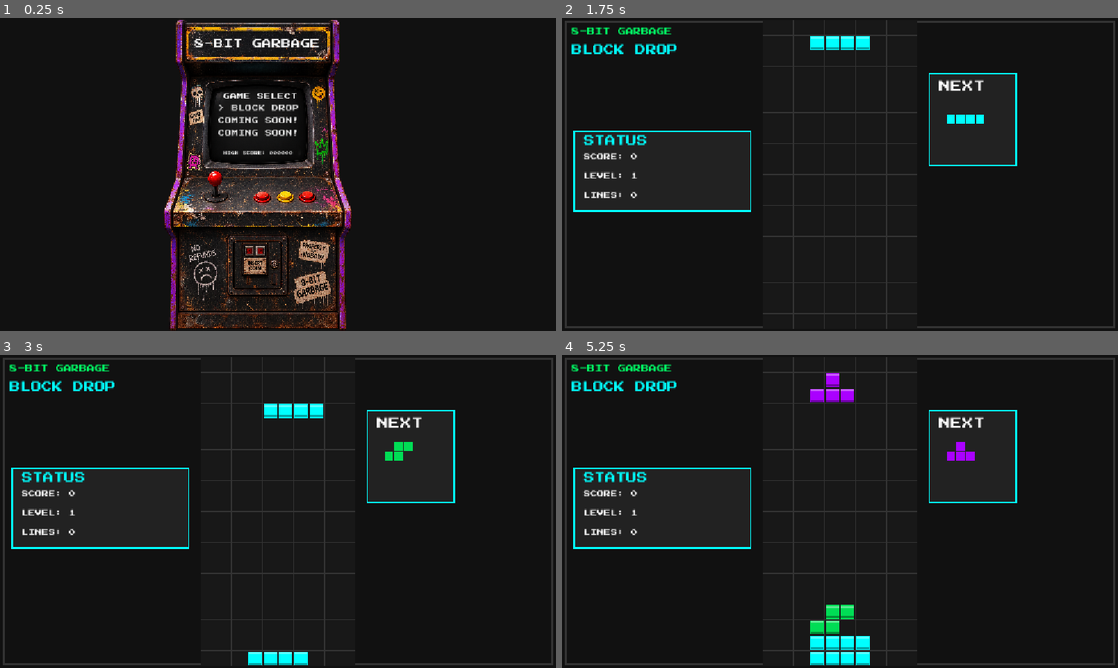
Above: before the commit, frames 1-4 (two rows, left to right).
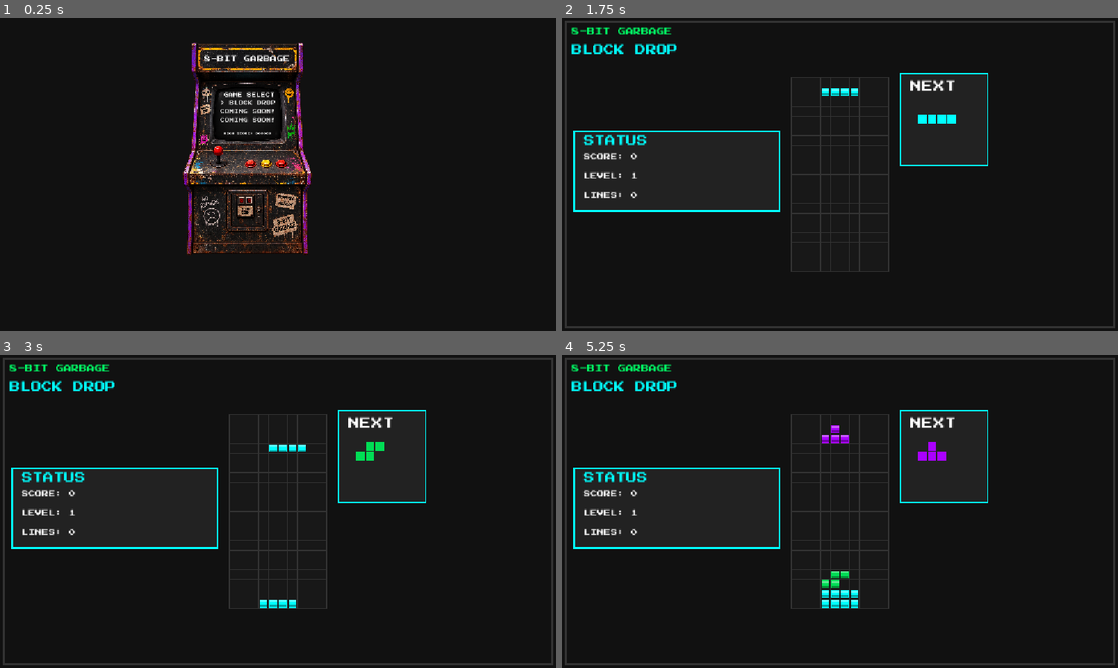
Above: after the commit, the same moments.

Repository: ray-seal/Tetris
Game: Godot game, scene res://Arcade.tscn
Same seed, same stepped clock (60 frames per second), same inputs: the game is played once before the commit and once after it.
Inputs (mouse positions are in pixels of both pictures, inside the frame that each line leads up to):
- Up to frame 1 (0.25 s): no input
- Up to frame 2 (1.75 s): click "> BLOCK DROP" at 0.5 s; tap Enter at 1.25 s; move the mouse to (962, 158) at 1.27 s; hold Right from 1.28 s (still down); tap R at 1.35 s; click (962, 158) at 1.42 s; tap Space at 1.52 s
- Up to frame 3 (3 s): release Right at 2 s; tap Space at 2 s; drag from (166, 527) to (250, 574) at 2.02 s; move the mouse to (333, 442) at 2.77 s; hold Right from 2.78 s (still down); tap R at 2.85 s; click (333, 442) at 2.92 s
- Up to frame 4 (5.25 s): release Right at 3.5 s; tap Enter at 3.5 s; drag from (812, 574) to (673, 464) at 3.52 s; move the mouse to (1006, 558) at 4.27 s; hold Left 4.28-5 s; tap R at 4.35 s; click (1006, 558) at 4.42 s; tap Space at 4.52, 5 s; tap Escape at 4.9 s; drag from (673, 464) to (756, 433) at 5.02 s

The runs differ from the first frame. In frame 1, 16% of the frame differs, in the area x 29-64%, y 0-100%; in frame 2, 4.6%; in frame 3, 5.1%; in frame 4, 6.2%.
Error in both runs: Cannot call method 'change_scene_to_file' on a null value. (res://Arcade.gd:15)

Commit message:
Improve layout and game over screen

Diff:
--- a/Arcade.gd
+++ b/Arcade.gd
@@ -13,3 +13,30 @@
 	await animation_player.animation_finished
 
 	get_tree().change_scene_to_file("res://BlockDrop.tscn")
+
+func _ready():
+	resize_arcade()
+	get_viewport().size_changed.connect(resize_arcade)
+
+
+func resize_arcade():
+	var viewport_size = get_viewport_rect().size
+
+	var cabinet = $Cabinet
+	var cabinet_size = Vector2(600, 900)
+
+	# Scale the cabinet to fit the screen while keeping its proportions
+	var scale_factor = min(
+		viewport_size.x / cabinet_size.x,
+		viewport_size.y / cabinet_size.y
+	)
+
+	scale_factor *= 0.95
+
+	cabinet.scale = Vector2(scale_factor, scale_factor)
+
+	# Centre the cabinet
+	cabinet.position = Vector2(
+		(viewport_size.x - cabinet_size.x * scale_factor) / 2.0,
+		(viewport_size.y - cabinet_size.y * scale_factor) / 2.0
+	)
--- a/BlockDrop.gd
+++ b/BlockDrop.gd
@@ -7,7 +7,7 @@
 
 const COLS = 10
 const ROWS = 20
-const CELL_SIZE = 32
+var CELL_SIZE = 32.0
 
 
 # ============================================================
@@ -145,6 +145,9 @@
 
 	randomize()
 
+	resize_game()
+	get_viewport().size_changed.connect(resize_game)
+
 	# --------------------------------------------------------
 	# Pixel font for HUD labels
 	# --------------------------------------------------------
@@ -184,6 +187,29 @@
 
 	queue_redraw()
 
+# ============================================================
+# RESPONSIVE GAME SIZE
+# ============================================================
+
+func resize_game():
+
+	var viewport_size = get_viewport_rect().size
+
+	# Space available for the 10 x 20 board
+	var available_width = viewport_size.x * 0.42
+	var available_height = viewport_size.y * 0.62
+
+	# Calculate a cell size that keeps the board proportional
+	var width_cell_size = available_width / COLS
+	var height_cell_size = available_height / ROWS
+
+	CELL_SIZE = min(
+		width_cell_size,
+		height_cell_size
+	)
+
+	# Keep the game from becoming ridiculously tiny
+	CELL_SIZE = max(CELL_SIZE, 20.0)
 
 # ============================================================
 # GAME LOOP
@@ -211,9 +237,37 @@
 
 func _input(event):
 
+	# --------------------------------------------------------
+	# GAME OVER INPUT
+	# --------------------------------------------------------
+
 	if game_over:
+
+		if event is InputEventKey and event.pressed:
+
+			if event.keycode == KEY_R:
+
+				get_tree().reload_current_scene()
+
+			elif event.keycode == KEY_ESCAPE:
+
+				get_tree().change_scene_to_file("res://Arcade.tscn")
+
+
+		elif event is InputEventMouseButton:
+
+			if event.pressed and event.button_index == MOUSE_BUTTON_LEFT:
+
+				handle_game_over_click(event.position)
+
+
+		elif event is InputEventScreenTouch:
+
+			if not event.pressed:
+
+				handle_game_over_click(event.position)
+
 		return
-
 	# --------------------------------------------------------
 	# KEYBOARD
 	# --------------------------------------------------------
@@ -886,44 +940,255 @@
 				piece_colors[next_piece_index]
 			)
 
-
-	# --------------------------------------------------------
-	# GAME OVER
+	# --------------------------------------------------------
+	# GAME OVER SCREEN
 	# --------------------------------------------------------
 
 	if game_over:
 
-		var game_over_font = pixel_font
-
-
-		# Dark game-over box
+		var center_x = size.x / 2.0
+		var center_y = size.y / 2.0
+
+		var panel_width = min(500.0, size.x - 40.0)
+		var panel_height = 330.0
+
+		var panel_x = center_x - panel_width / 2.0
+		var panel_y = center_y - panel_height / 2.0
+
+
+		# ----------------------------------------------------
+		# Dark overlay
+		# ----------------------------------------------------
 
 		draw_rect(
 			Rect2(
-				start_x + 10,
-				start_y + board_height / 2 - 45,
-				board_width - 20,
-				90
-			),
-			Color("#111111")
-		)
-
-
-		# GAME OVER text
+				0,
+				0,
+				size.x,
+				size.y
+			),
+			Color(0, 0, 0, 0.65)
+		)
+
+
+		# ----------------------------------------------------
+		# Game over panel
+		# ----------------------------------------------------
+
+		draw_rect(
+			Rect2(
+				panel_x,
+				panel_y,
+				panel_width,
+				panel_height
+			),
+			Color("#181818")
+		)
+
+		draw_rect(
+			Rect2(
+				panel_x,
+				panel_y,
+				panel_width,
+				panel_height
+			),
+			Color("#00FFFF"),
+			false,
+			4.0
+		)
+
+	# --------------------------------------------------------
+	# GAME OVER SCREEN
+	# --------------------------------------------------------
+
+	if game_over:
+
+		var center_x = size.x / 2.0
+		var center_y = size.y / 2.0
+
+		var panel_width = min(500.0, size.x - 40.0)
+		var panel_height = 330.0
+
+		var panel_x = center_x - panel_width / 2.0
+		var panel_y = center_y - panel_height / 2.0
+
+
+		# ----------------------------------------------------
+		# DARK OVERLAY
+		# ----------------------------------------------------
+
+		draw_rect(
+			Rect2(
+				0,
+				0,
+				size.x,
+				size.y
+			),
+			Color(0, 0, 0, 0.65)
+		)
+
+
+		# ----------------------------------------------------
+		# GAME OVER PANEL
+		# ----------------------------------------------------
+
+		draw_rect(
+			Rect2(
+				panel_x,
+				panel_y,
+				panel_width,
+				panel_height
+			),
+			Color("#181818")
+		)
+
+		draw_rect(
+			Rect2(
+				panel_x,
+				panel_y,
+				panel_width,
+				panel_height
+			),
+			Color("#00FFFF"),
+			false,
+			4.0
+		)
+
+
+		# ----------------------------------------------------
+		# GAME OVER TITLE
+		# ----------------------------------------------------
 
 		draw_string(
-			game_over_font,
+			pixel_font,
 			Vector2(
-				start_x + 55,
-				start_y + board_height / 2 + 10
+				panel_x,
+				panel_y + 60
 			),
 			"GAME OVER",
-			HORIZONTAL_ALIGNMENT_LEFT,
-			-1,
+			HORIZONTAL_ALIGNMENT_CENTER,
+			panel_width,
 			28,
 			Color("#FFFFFF")
 		)
 
+
+		# ----------------------------------------------------
+		# FINAL SCORE
+		# ----------------------------------------------------
+
+		draw_string(
+			pixel_font,
+			Vector2(
+				panel_x,
+				panel_y + 100
+			),
+			"FINAL SCORE: " + str(score),
+			HORIZONTAL_ALIGNMENT_CENTER,
+			panel_width,
+			16,
+			Color("#00FFFF")
+		)
+
+
+		# ----------------------------------------------------
+		# BUTTON SETTINGS
+		# ----------------------------------------------------
+
+		var button_width = min(
+			300.0,
+			panel_width - 40.0
+		)
+
+		var button_height = 55.0
+
+		var button_x = (
+			center_x - button_width / 2.0
+		)
+
+
+		# ----------------------------------------------------
+		# PLAY AGAIN BUTTON
+		# ----------------------------------------------------
+
+		var play_y = panel_y + 135
+
+		draw_rect(
+			Rect2(
+				button_x,
+				play_y,
+				button_width,
+				button_height
+			),
+			Color("#222222")
+		)
+
+		draw_rect(
+			Rect2(
+				button_x,
+				play_y,
+				button_width,
+				button_height
+			),
+			Color("#00FFFF"),
+			false,
+			3.0
+		)
+
+		draw_string(
+			pixel_font,
+			Vector2(
+				button_x,
+				play_y + 35
+			),
+			"PLAY AGAIN",
+			HORIZONTAL_ALIGNMENT_CENTER,
+			button_width,
+			18,
+			Color("#FFFFFF")
+		)
+
+
+		# ----------------------------------------------------
+		# BACK TO ARCADE BUTTON
+		# ----------------------------------------------------
+
+		var arcade_y = panel_y + 205
+
+		draw_rect(
+			Rect2(
+				button_x,
+				arcade_y,
+				button_width,
+				button_height
+			),
+			Color("#222222")
+		)
+
+		draw_rect(
+			Rect2(
+				button_x,
+				arcade_y,
+				button_width,
+				button_height
+			),
+			Color("#00FFFF"),
+			false,
+			3.0
+		)
+
+		draw_string(
+			pixel_font,
+			Vector2(
+				button_x,
+				arcade_y + 35
+			),
+			"BACK TO ARCADE",
+			HORIZONTAL_ALIGNMENT_CENTER,
+			button_width,
+			16,
+			Color("#FFFFFF")
+		)
 
 # ============================================================
 # DRAW ONE BLOCK
@@ -974,3 +1239,44 @@
 		),
 		block_color.darkened(0.35)
 	)
+
+# ============================================================
+# GAME OVER BUTTONS
+# ============================================================
+
+func handle_game_over_click(click_position):
+
+	var center_x = size.x / 2.0
+	var center_y = size.y / 2.0
+
+	var panel_height = 330.0
+	var panel_y = center_y - panel_height / 2.0
+
+	var panel_width = min(500.0, size.x - 40.0)
+
+	var button_width = min(300.0, panel_width - 40.0)
+	var button_height = 55.0
+
+	var button_x = center_x - button_width / 2.0
+
+	var play_again_rect = Rect2(
+		button_x,
+		panel_y + 135,
+		button_width,
+		button_height
+	)
+
+	var arcade_rect = Rect2(
+		button_x,
+		panel_y + 205,
+		button_width,
+		button_height
+	)
+
+	if play_again_rect.has_point(click_position):
+
+		get_tree().reload_current_scene()
+
+	elif arcade_rect.has_point(click_position):
+
+		get_tree().change_scene_to_file("res://Arcade.tscn")
Not shown, changed: export_presets.cfg
Not shown, added: web/index.apple-touch-icon.png.import
Not shown, added: web/index.icon.png.import
Not shown, added: web/index.png.import
Not shown, changed: web/index.html
Not shown, changed: web/index.js
Not shown, changed: web/index.pck
Not shown, changed: web/index.wasm
